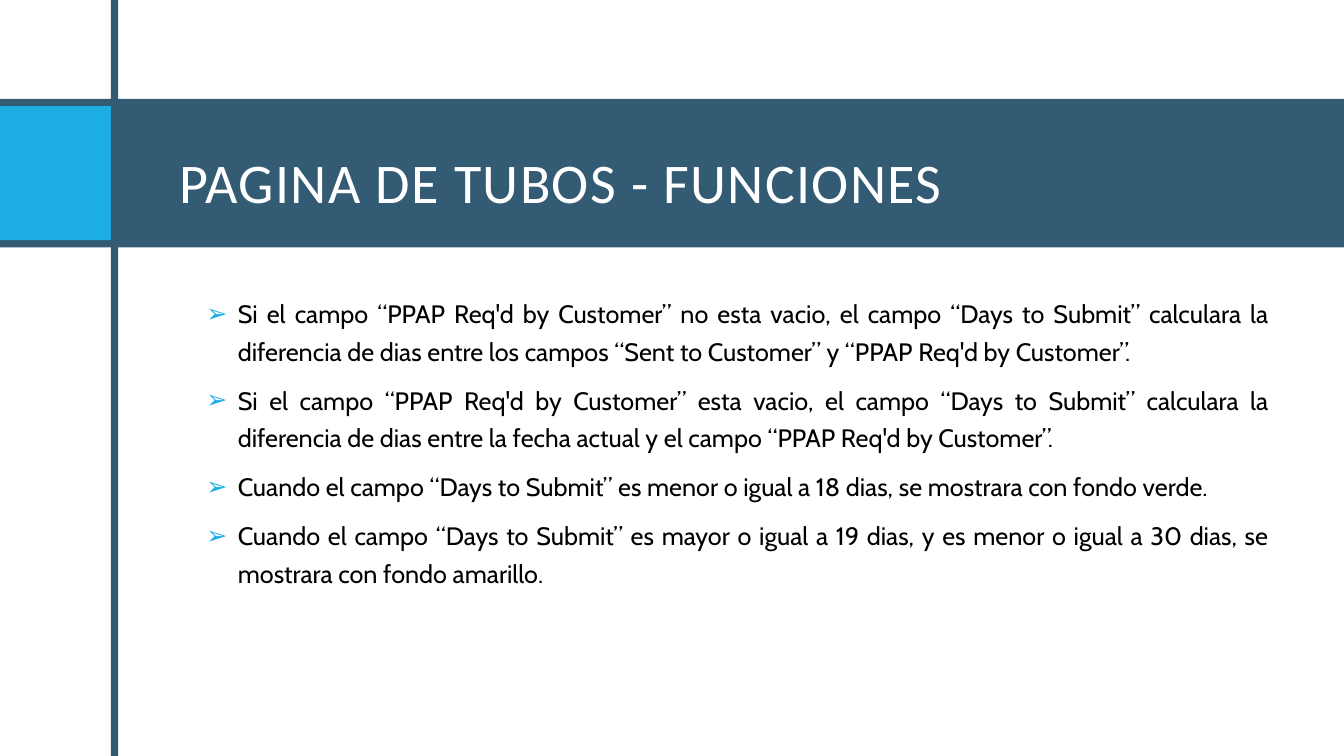
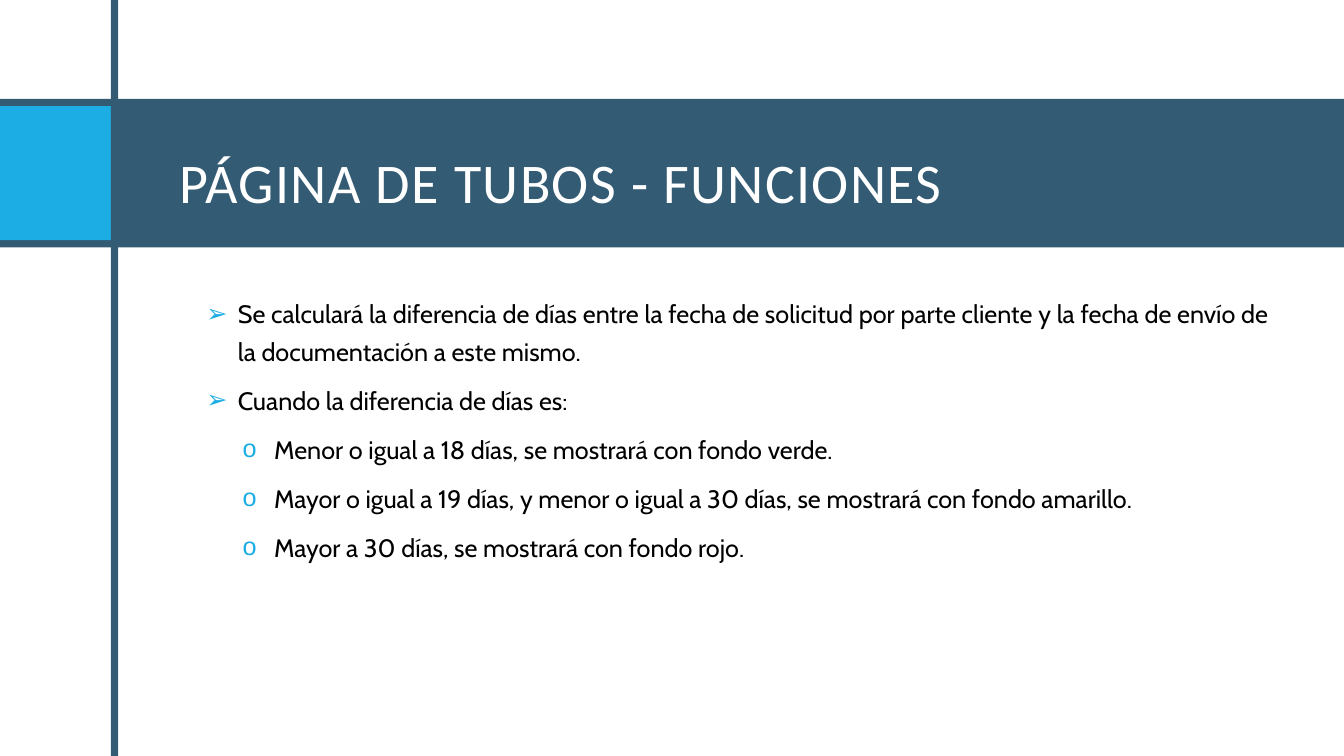
Before and after one commit to Santiago-004/proyecto, a slide deck: slide 40 of Proyecto.pptx (slide 42 before the commit). Drawn at 1344x756 pixels with LibreOffice and Linux fonts; fonts in the diff are those of the drawing. Boxes give left, top, right and bottom in pixels: in the first picture for what was removed or moved away, otherwise in the second. Text is boxed around its words. In the diff, an @@ line names an element or a change of style, - is before the commit and + after.

```diff
--- a/Proyecto.pptx
+++ b/Proyecto.pptx
@@ title at (179,156,942,204): text changed @@
-PAGINA DE TUBOS - FUNCIONES
+PÁGINA DE TUBOS - FUNCIONES
@@ text at (238,304,1268,563): text changed @@
-  ➢ Si el campo “PPAP Req'd by Customer” no esta vacio, el campo “Days to Submit” calculara la diferencia de dias entre los campos “Sent to Customer” y “PPAP Req'd by Customer”.
-  ➢ Si el campo “PPAP Req'd by Customer” esta vacio, el campo “Days to Submit” calculara la diferencia de dias entre la fecha actual y el campo “PPAP Req'd by Customer”.
-  ➢ Cuando el campo “Days to Submit” es menor o igual a 18 dias, se mostrara con fondo verde.
-  ➢ Cuando el campo “Days to Submit” es mayor o igual a 19 dias, y es menor o igual a 30 dias, se mostrara con fondo amarillo.
+  ➢ Se calculará la diferencia de días entre la fecha de solicitud por parte cliente y la fecha de envío de la documentación a este mismo.
+  ➢ Cuando la diferencia de días es:
+      o Menor o igual a 18 días, se mostrará con fondo verde.
+      o Mayor o igual a 19 días, y menor o igual a 30 días, se mostrará con fondo amarillo.
+      o Mayor a 30 días, se mostrará con fondo rojo.
```
Also in this commit, not shown: 21 other slides changed, 3 slides removed, 1 other file.
